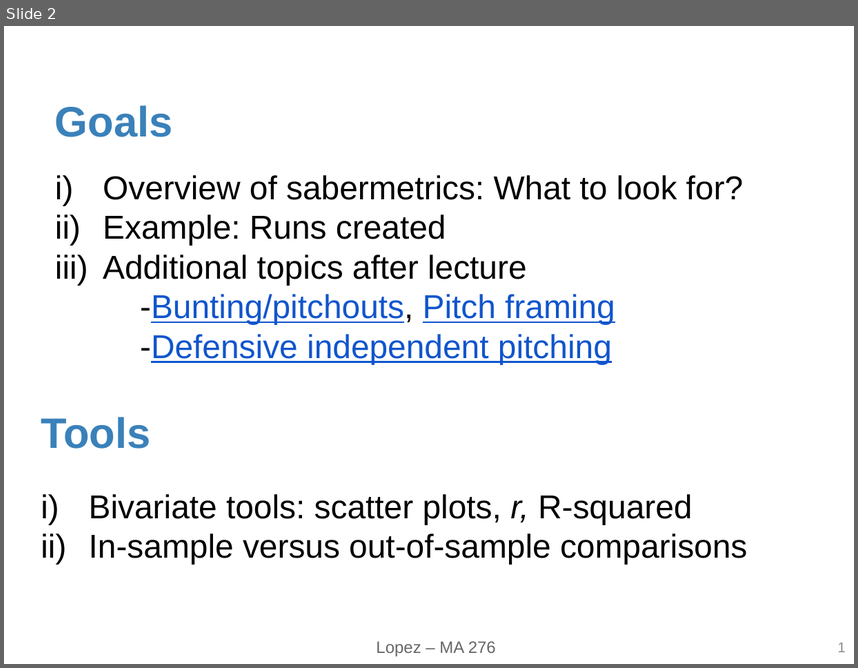
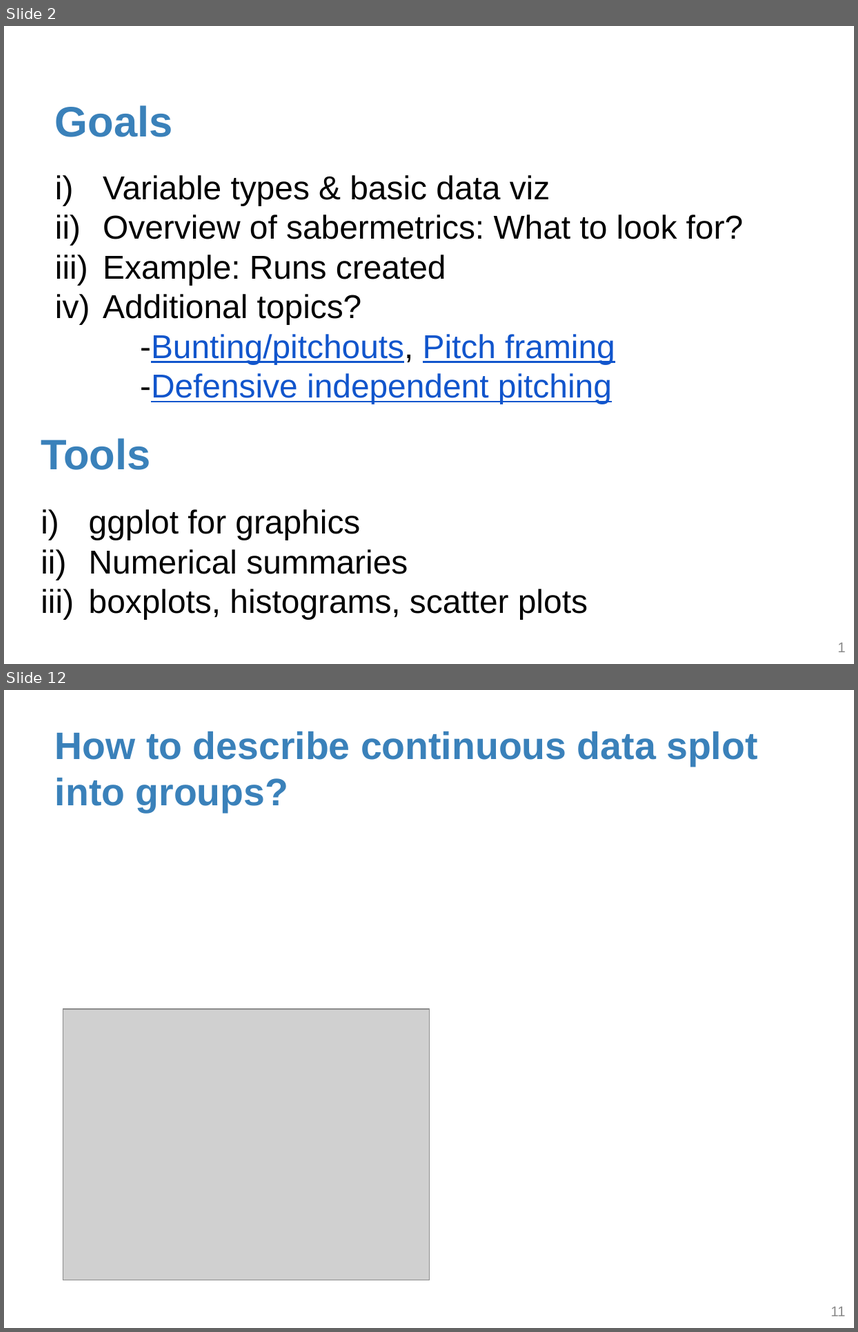
Before and after one commit to statsbylopez/FYE_18, a slide deck: Notes/lecture2.pptx. Shown one above the other, each under a label of ours: slide 2 before the commit, slides 2 and 12 after it; the slides between them are not shown. The pictures are 858x668 and 858x1332 pixels, drawn with LibreOffice and Linux fonts; fonts in the diff are those of the drawing; grey boxes stand for pictures. Boxes give left, top, right and bottom in pixels: in the first picture for what was removed or moved away, otherwise in the second. Text is boxed around its words. In the diff, an @@ line names an element or a change of style, - is before the commit and + after.

```diff
--- a/Notes/lecture2.pptx
+++ b/Notes/lecture2.pptx
@@ slide 12 added at (4, 690, 854, 1328), background #FFFFFF @@
@@ title added at (55, 731, 757, 812), 32.4 pt, text #3A81BA, bold @@
+How to describe continuous data splot into groups?
@@ picture added at (63, 1009, 429, 1280) @@
@@ page number added at (831, 1306, 845, 1316), 12 pt, text #8C8C8C @@
+11
@@ slide 2 changed as well @@
@@ text at (103, 175, 550, 205): paragraph added @@
+i) Variable types & basic data viz
@@ text at (103, 294, 362, 324): text changed @@
-iii) Additional topics after lecture
+iv) Additional topics?
@@ text "Tools": place and size @@
-text "Tools" at (41, 417, 150, 448)
+text "Tools" at (41, 438, 150, 470)
@@ text at (89, 509, 588, 619): text changed @@
-i) Bivariate tools: scatter plots, r, R-squared
-ii) In-sample versus out-of-sample comparisons
+i) ggplot for graphics
+ii) Numerical summaries
+iii) boxplots, histograms, scatter plots
@@ text removed at (376, 641, 496, 656) @@
-Lopez – MA 276
```
Also in this commit, not shown: 6 other slides changed, 16 other slides added, 18 slides removed.
